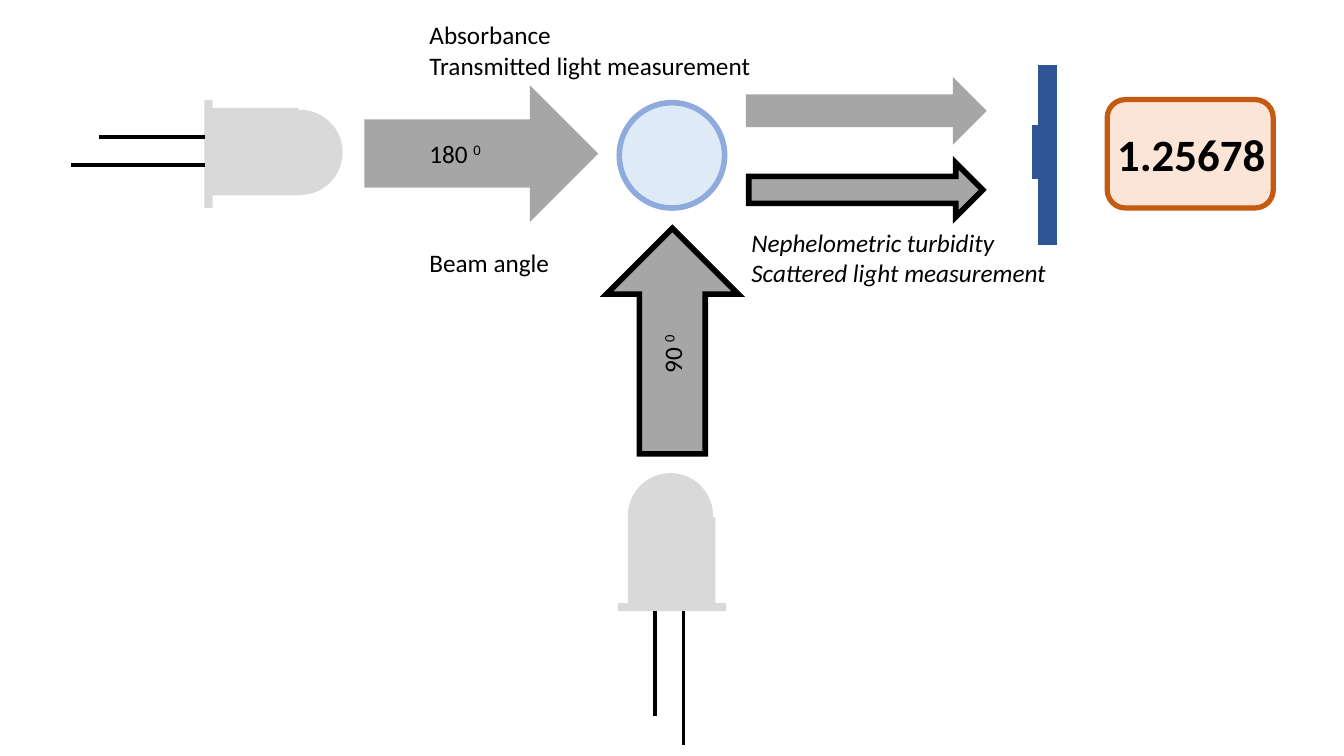
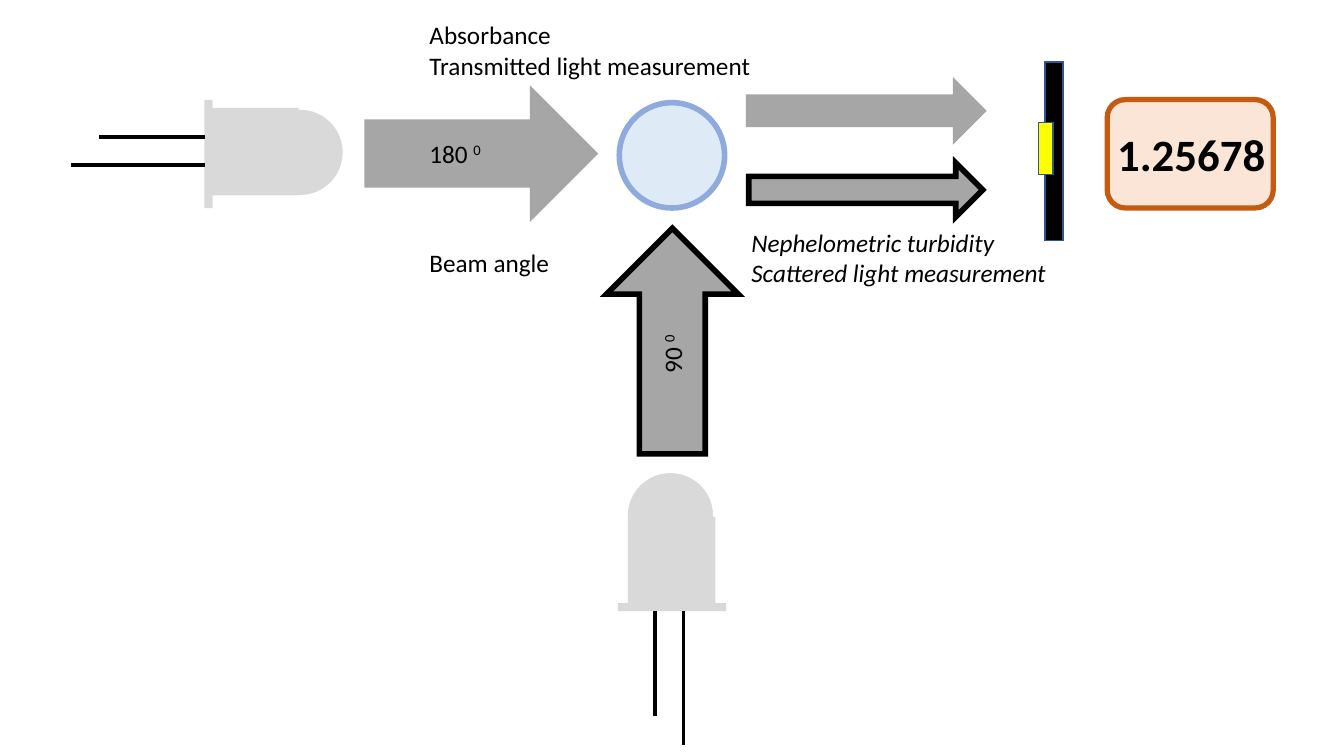
Before and after one commit to smartaquametering/smartPhotometer, a slide deck: slide 10 of assets/_drawings.pptx (slide 9 before the commit). Drawn at 1344x756 pixels with LibreOffice and Linux fonts; fonts in the diff are those of the drawing. Boxes give left, top, right and bottom in pixels: in the first picture for what was removed or moved away, otherwise in the second. Text is boxed around its words. In the diff, an @@ line names an element or a change of style, - is before the commit and + after.

```diff
--- a/assets/_drawings.pptx
+++ b/assets/_drawings.pptx
@@ rectangle: place and size @@
-rectangle at bbox=[1040, 67, 1058, 245]
+rectangle at bbox=[1046, 63, 1064, 241]
@@ rectangle at bbox=[1046, 63, 1064, 241]: fill #2F5597 to #000000 @@
@@ rectangle: place and size @@
-rectangle at bbox=[1032, 126, 1041, 178]
+rectangle at bbox=[1038, 122, 1053, 174]
@@ rectangle at bbox=[1038, 122, 1053, 174]: fill #2F5597 to #FFFF00 @@
```
Also in this commit, not shown: 7 other slides changed, 1 slide added, 10 other files.
